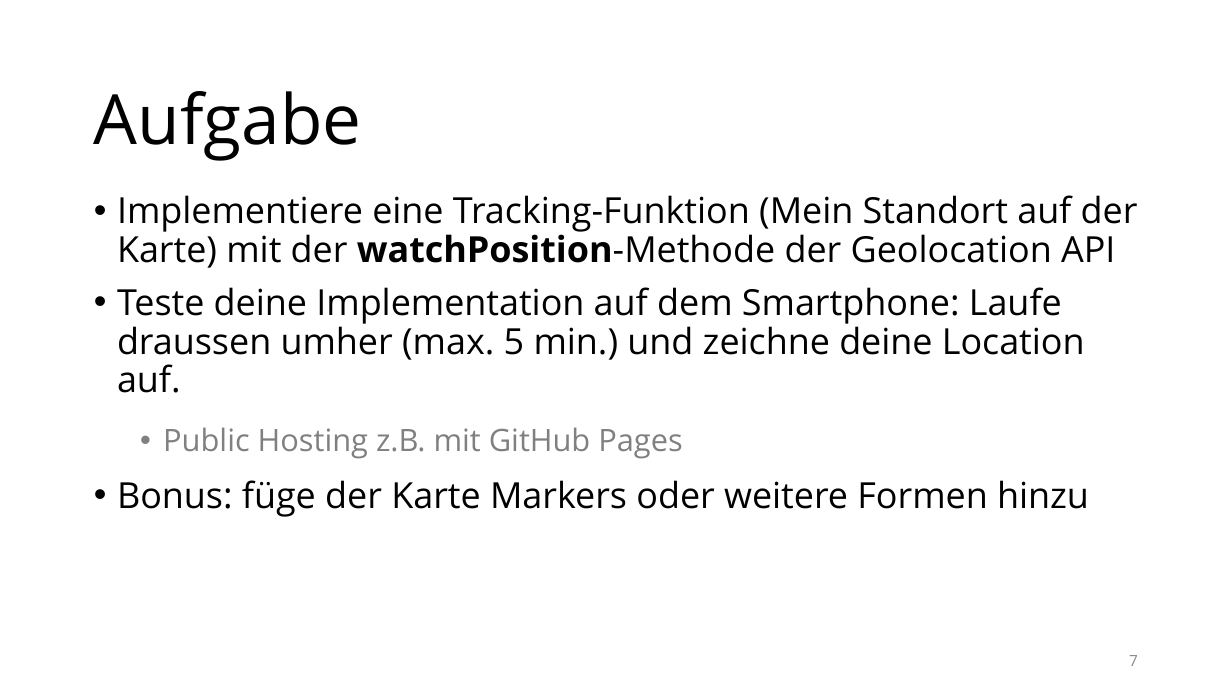
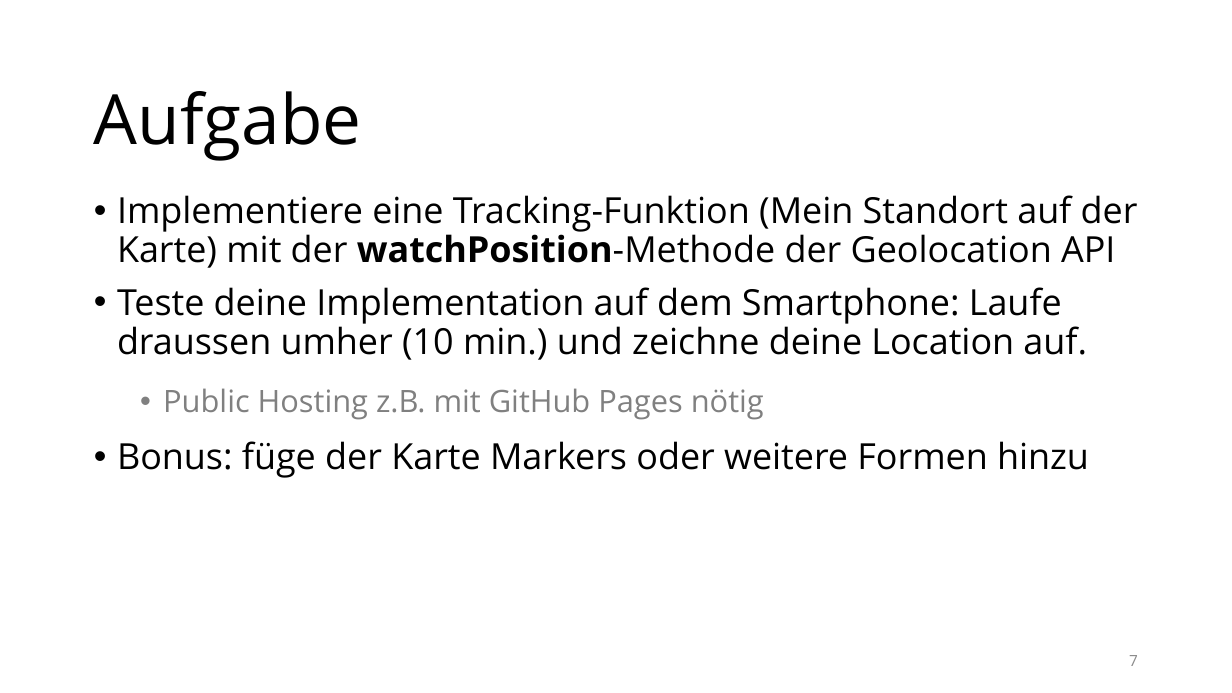
Before and after one commit to raphaeldas/js-advanced, a slide deck: slide 7 of papers/lektion-3.pptx. Drawn at 1232x693 pixels with LibreOffice and Linux fonts; fonts in the diff are those of the drawing; background and template pictures are left out. Boxes give left, top, right and bottom in pixels: in the first picture for what was removed or moved away, otherwise in the second. Text is boxed around its words. In the diff, an @@ line names an element or a change of style, - is before the commit and + after.

```diff
--- a/papers/lektion-3.pptx
+++ b/papers/lektion-3.pptx
@@ text at bbox=[117, 287, 1087, 420]: text changed @@
-• Teste deine Implementation auf dem Smartphone: Laufe draussen umher (max. 5 min.) und zeichne deine Location auf.
-  • Public Hosting z.B. mit GitHub Pages
+• Teste deine Implementation auf dem Smartphone: Laufe draussen umher (10 min.) und zeichne deine Location auf.
+  • Public Hosting z.B. mit GitHub Pages nötig
```
Also in this commit, not shown: 3 other slides changed.
